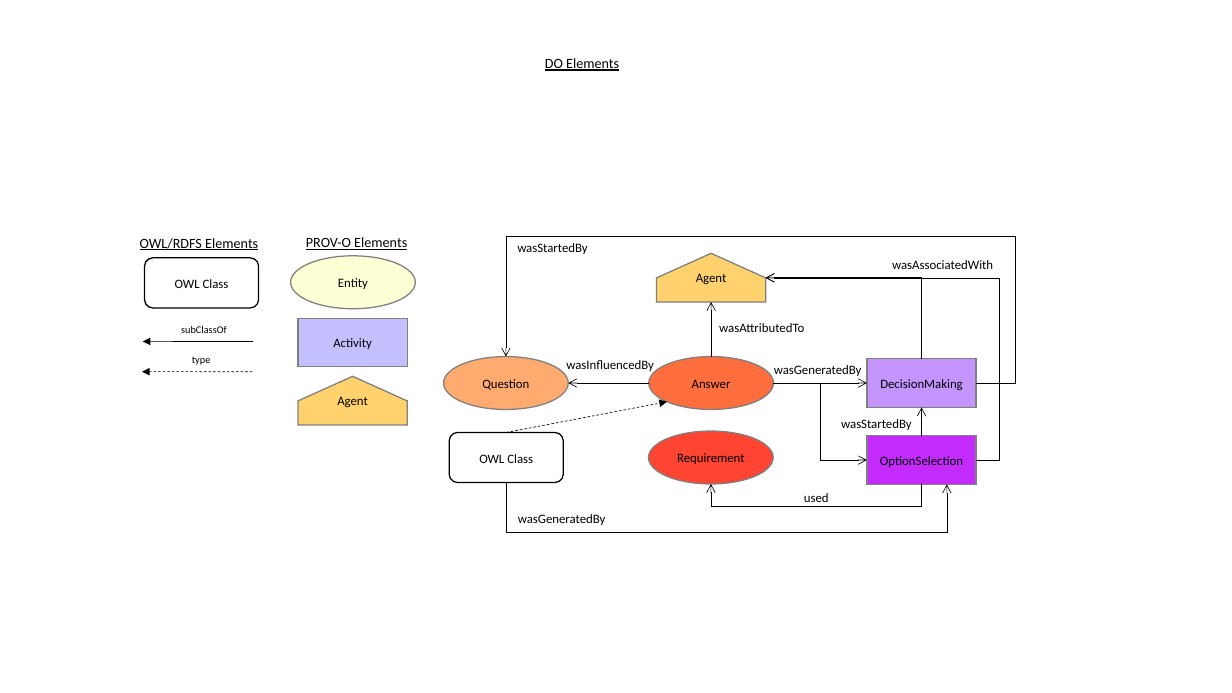
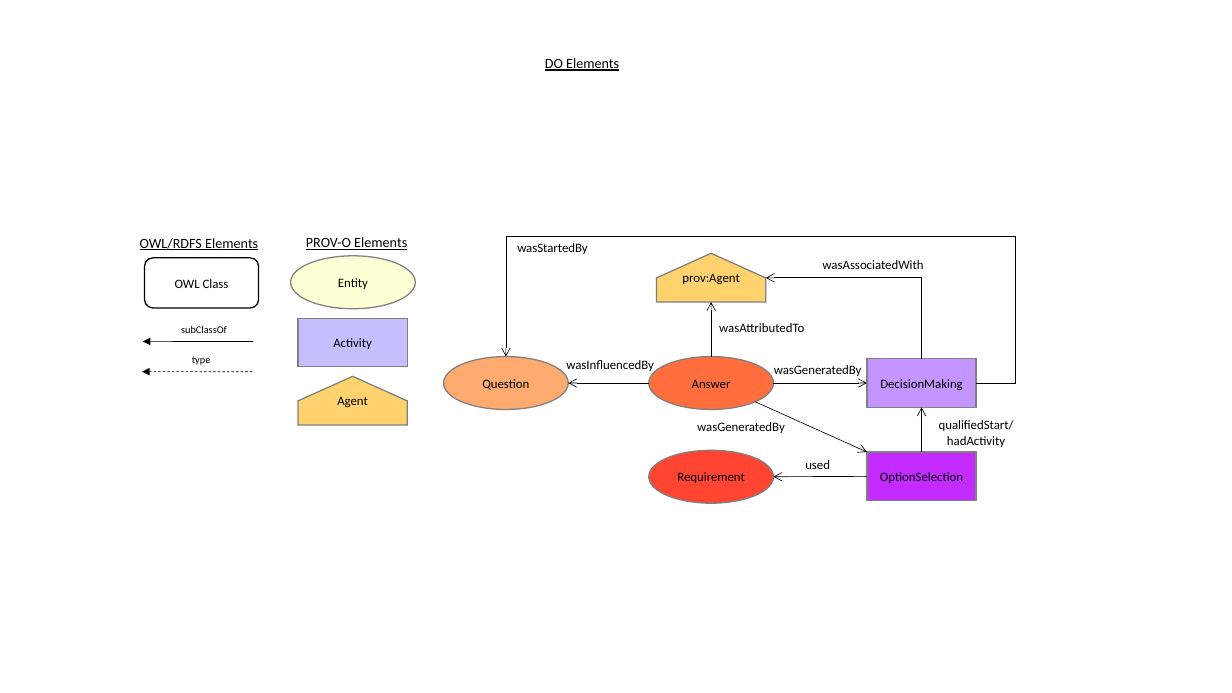
Before and after one commit to nicholascar/decprov-ont, a slide deck: slide 19 of images/diagrams.pptx. Drawn at 1232x693 pixels with LibreOffice and Linux fonts; fonts in the diff are those of the drawing. Boxes give left, top, right and bottom in pixels: in the first picture for what was removed or moved away, otherwise in the second. Text is boxed around its words. In the diff, an @@ line names an element or a change of style, - is before the commit and + after.

```diff
--- a/images/diagrams.pptx
+++ b/images/diagrams.pptx
@@ text "wasAssociatedWith" moved from (x1=892, y1=260, x2=993, y2=269) to (x1=822, y1=260, x2=923, y2=269) @@
@@ text in freeform shape at (x1=682, y1=273, x2=739, y2=285): text changed @@
-Agent
+prov:Agent
@@ elbow arrow removed from (976, 460) to (766, 278) @@
@@ elbow arrow removed from (774, 384) to (867, 460) @@
@@ arrow removed from (506, 433) to (667, 402) @@
@@ text "wasGeneratedBy" moved from (x1=518, y1=514, x2=606, y2=525) to (x1=697, y1=422, x2=785, y2=433) @@
@@ arrow added from (755, 402) to (867, 452), #000000 0.5 pt @@
@@ arrow moved from (921, 436) - (921, 408) to (921, 452) - (921, 408) @@
@@ rectangle "qualifiedStart/ hadActivity" resized from (x1=830, y1=410, x2=923, y2=427) to (x1=930, y1=411, x2=1023, y2=448) @@
@@ rounded rectangle removed at (x1=449, y1=433, x2=563, y2=482) @@
-OWL Class
@@ text in rectangle at (x1=939, y1=420, x2=1014, y2=447): text changed @@
-wasStartedBy
+qualifiedStart/
+hadActivity
@@ ellipse "Requirement" moved from (x1=649, y1=431, x2=774, y2=483) to (x1=649, y1=450, x2=774, y2=503) @@
@@ text "used" rewrapped from (x1=804, y1=493, x2=829, y2=507) to (x1=805, y1=460, x2=830, y2=469) @@
@@ arrow added from (867, 477) to (774, 477), #000000 0.5 pt @@
@@ rectangle "OptionSelection" moved from (x1=867, y1=436, x2=976, y2=485) to (x1=867, y1=452, x2=976, y2=501) @@
@@ elbow arrow removed from (506, 482) to (947, 484) @@
@@ elbow arrow removed from (921, 484) to (711, 484) @@
```
Also in this commit, not shown: 3 other slides changed, 1 slide added, 2 other files.
